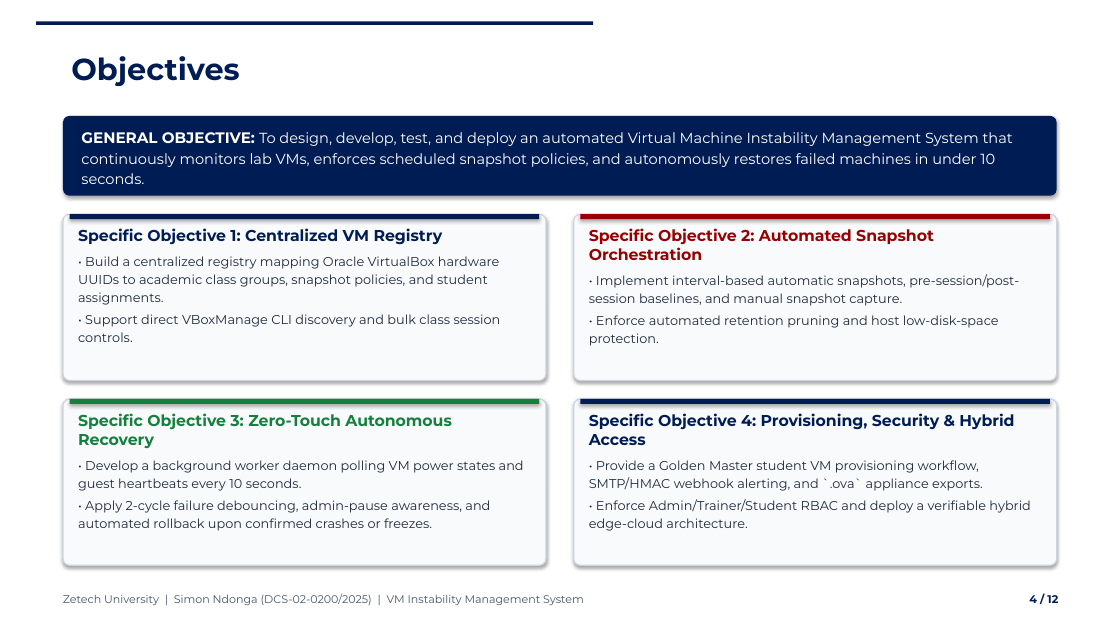
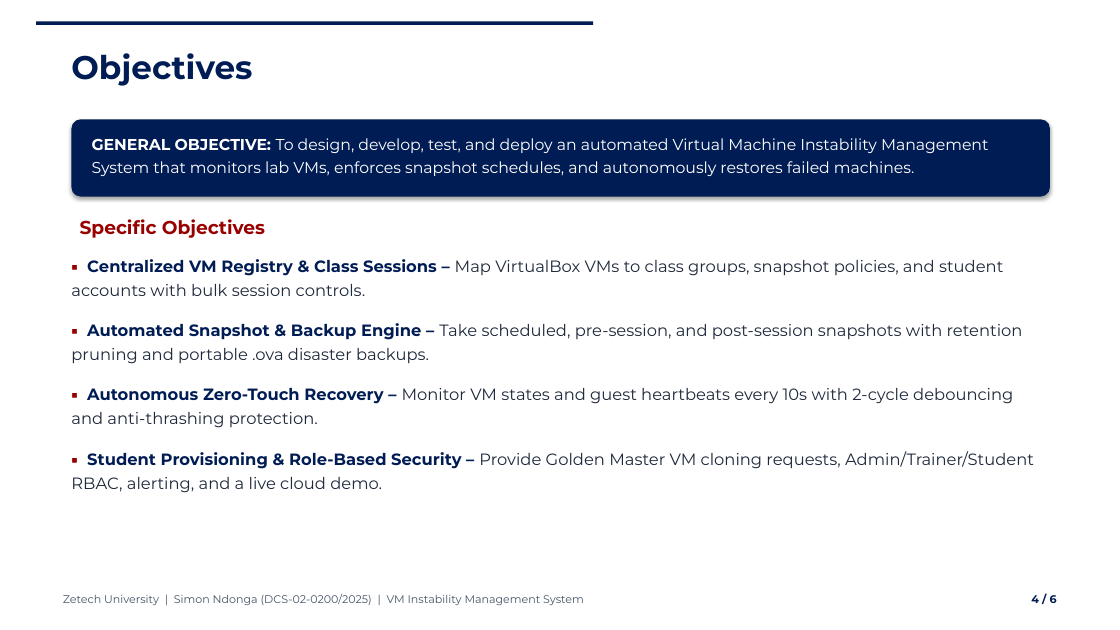
Before and after one commit to nomadspecter/vmrecovery, a slide deck: slide 4 of Milestones/Project_Presentation_SimonNdonga.pptx. Drawn at 1120x630 pixels with LibreOffice and Linux fonts; fonts in the diff are those of the drawing; background and template pictures are left out. Boxes give left, top, right and bottom in pixels: in the first picture for what was removed or moved away, otherwise in the second. Text is boxed around its words. In the diff, an @@ line names an element or a change of style, - is before the commit and + after.

Commit message:
Streamline Zetech project defense presentation to concise 6-slide format

```diff
--- a/Milestones/Project_Presentation_SimonNdonga.pptx
+++ b/Milestones/Project_Presentation_SimonNdonga.pptx
@@ title "Objectives" at bbox=[71, 53, 252, 86]: size 26 to 28 pt @@
@@ rounded rectangle: place and size @@
-rounded rectangle at bbox=[63, 116, 1057, 196]
+rounded rectangle at bbox=[71, 119, 1050, 197]
@@ rounded rectangle at bbox=[71, 119, 1050, 197]: proportions changed @@
@@ text at bbox=[92, 138, 988, 176]: text changed; size 12.5 to 13.5 pt @@
-GENERAL OBJECTIVE: To design, develop, test, and deploy an automated Virtual Machine Instability Management System that continuously monitors lab VMs, enforces scheduled snapshot policies, and autonomously restores failed machines in under 10 seconds.
+GENERAL OBJECTIVE: To design, develop, test, and deploy an automated Virtual Machine Instability Management System that monitors lab VMs, enforces snapshot schedules, and autonomously restores failed machines.
@@ rounded rectangle removed at bbox=[63, 214, 546, 381] @@
@@ rectangle removed at bbox=[70, 214, 539, 219] @@
@@ text removed at bbox=[78, 228, 501, 342] @@
-Specific Objective 1: Centralized VM Registry
-• Build a centralized registry mapping Oracle VirtualBox hardware UUIDs to academic class groups, snapshot policies, and student assignments.
-• Support direct VBoxManage CLI discovery and bulk class session controls.
@@ text added at bbox=[80, 219, 265, 238], 16 pt, text #980000, bold @@
+Specific Objectives
@@ rounded rectangle removed at bbox=[574, 214, 1057, 381] @@
@@ rectangle removed at bbox=[581, 214, 1050, 219] @@
@@ text removed at bbox=[589, 228, 1019, 346] @@
-Specific Objective 2: Automated Snapshot Orchestration
-• Implement interval-based automatic snapshots, pre-session/post-session baselines, and manual snapshot capture.
-• Enforce automated retention pruning and host low-disk-space protection.
@@ text added at bbox=[71, 259, 1034, 493], 14 pt, text #1E293B @@
+▪ Centralized VM Registry & Class Sessions – Map VirtualBox VMs to class groups, snapshot policies, and student accounts with bulk session controls.
+▪ Automated Snapshot & Backup Engine – Take scheduled, pre-session, and post-session snapshots with retention pruning and portable .ova disaster backups.
+▪ Autonomous Zero-Touch Recovery – Monitor VM states and guest heartbeats every 10s with 2-cycle debouncing and anti-thrashing protection.
+▪ Student Provisioning & Role-Based Security – Provide Golden Master VM cloning requests, Admin/Trainer/Student RBAC, alerting, and a live cloud demo.
@@ rounded rectangle removed at bbox=[63, 399, 546, 565] @@
@@ rectangle removed at bbox=[70, 399, 539, 404] @@
@@ text removed at bbox=[78, 413, 524, 531] @@
-Specific Objective 3: Zero-Touch Autonomous Recovery
-• Develop a background worker daemon polling VM power states and guest heartbeats every 10 seconds.
-• Apply 2-cycle failure debouncing, admin-pause awareness, and automated rollback upon confirmed crashes or freezes.
@@ rounded rectangle removed at bbox=[574, 399, 1057, 565] @@
@@ rectangle removed at bbox=[581, 399, 1050, 404] @@
@@ text removed at bbox=[589, 413, 1030, 531] @@
-Specific Objective 4: Provisioning, Security & Hybrid Access
-• Provide a Golden Master student VM provisioning workflow, SMTP/HMAC webhook alerting, and `.ova` appliance exports.
-• Enforce Admin/Trainer/Student RBAC and deploy a verifiable hybrid edge-cloud architecture.
@@ text at bbox=[1031, 595, 1057, 603]: text changed @@
-4 / 12
+4 / 6
```
Also in this commit, not shown: 3 other slides changed, 1 slide added, 7 slides removed, 1 other file.
